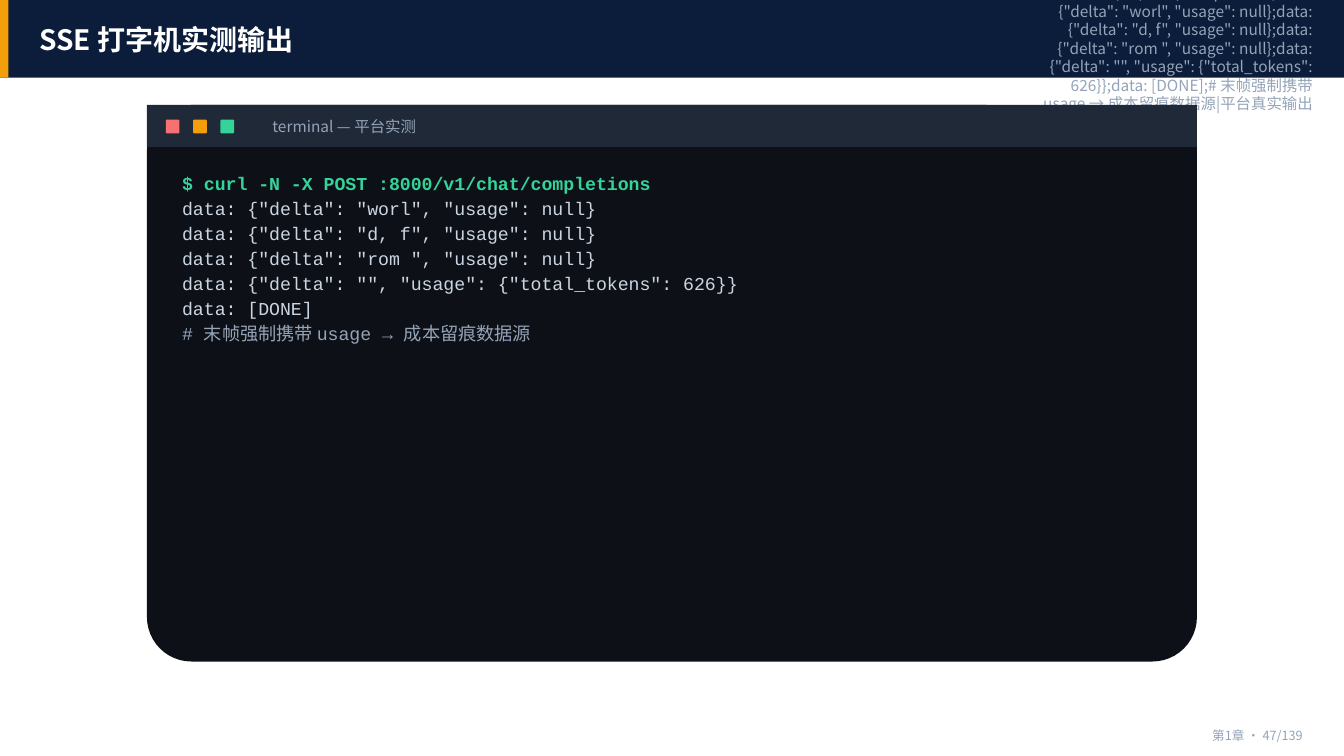
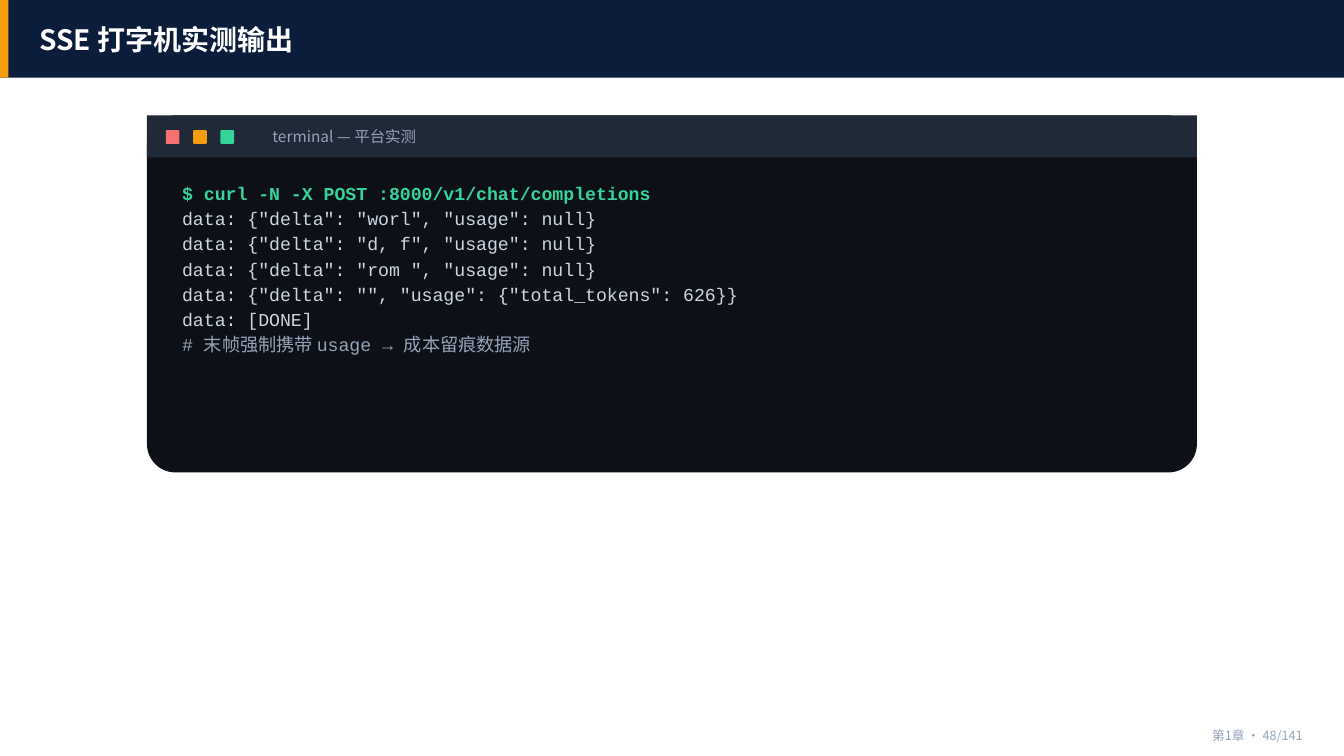
Before and after one commit to tianqiongenze/ai-agent-bootcamp-course, a slide deck: slide 48 of 03-课件PPT/第1章-LLM API.pptx (slide 47 before the commit). Drawn at 1344x756 pixels with LibreOffice and Linux fonts; fonts in the diff are those of the drawing. Boxes give left, top, right and bottom in pixels: in the first picture for what was removed or moved away, otherwise in the second. Text is boxed around its words. In the diff, an @@ line names an element or a change of style, - is before the commit and + after.

```diff
--- a/03-课件PPT/第1章-LLM API.pptx
+++ b/03-课件PPT/第1章-LLM API.pptx
@@ text removed at (x1=1043, y1=1, x2=1313, y2=114) @@
-$ curl -N -X POST :8000/v1/chat/completions;data: {"delta": "worl", "usage": null};data: {"delta": "d, f", "usage": null};data: {"delta": "rom ", "usage": null};data: {"delta": "", "usage": {"total_tokens": 626}};data: [DONE];# 末帧强制携带 usage → 成本留痕数据源|平台真实输出
@@ rectangle moved from (x1=147, y1=105, x2=1198, y2=147) to (x1=147, y1=116, x2=1198, y2=158) @@
@@ rounded rectangle resized from (x1=147, y1=105, x2=1198, y2=661) to (x1=147, y1=116, x2=1198, y2=473) @@
@@ text "terminal — 平台实测" moved from (x1=272, y1=119, x2=416, y2=133) to (x1=272, y1=129, x2=416, y2=143) @@
@@ rounded rectangle moved from (x1=221, y1=120, x2=235, y2=134) to (x1=166, y1=130, x2=180, y2=144) @@
@@ rounded rectangle at (x1=166, y1=130, x2=180, y2=144): fill #34D399 to #F87171 @@
@@ rounded rectangle moved from (x1=166, y1=120, x2=180, y2=134) to (x1=194, y1=130, x2=208, y2=144) @@
@@ rounded rectangle at (x1=194, y1=130, x2=208, y2=144): fill #F87171 to #F59E0B @@
@@ rounded rectangle moved from (x1=194, y1=120, x2=208, y2=134) to (x1=221, y1=130, x2=235, y2=144) @@
@@ rounded rectangle at (x1=221, y1=130, x2=235, y2=144): fill #F59E0B to #34D399 @@
@@ text "$ curl -N -X POST ..." moved from (x1=182, y1=177, x2=738, y2=344) to (x1=182, y1=188, x2=738, y2=355) @@
@@ text at (x1=1212, y1=729, x2=1303, y2=742): text changed @@
-第1章 · 47/139
+第1章 · 48/141
```
Also in this commit, not shown: 133 other slides changed, 2 slides added, 37 other files.
